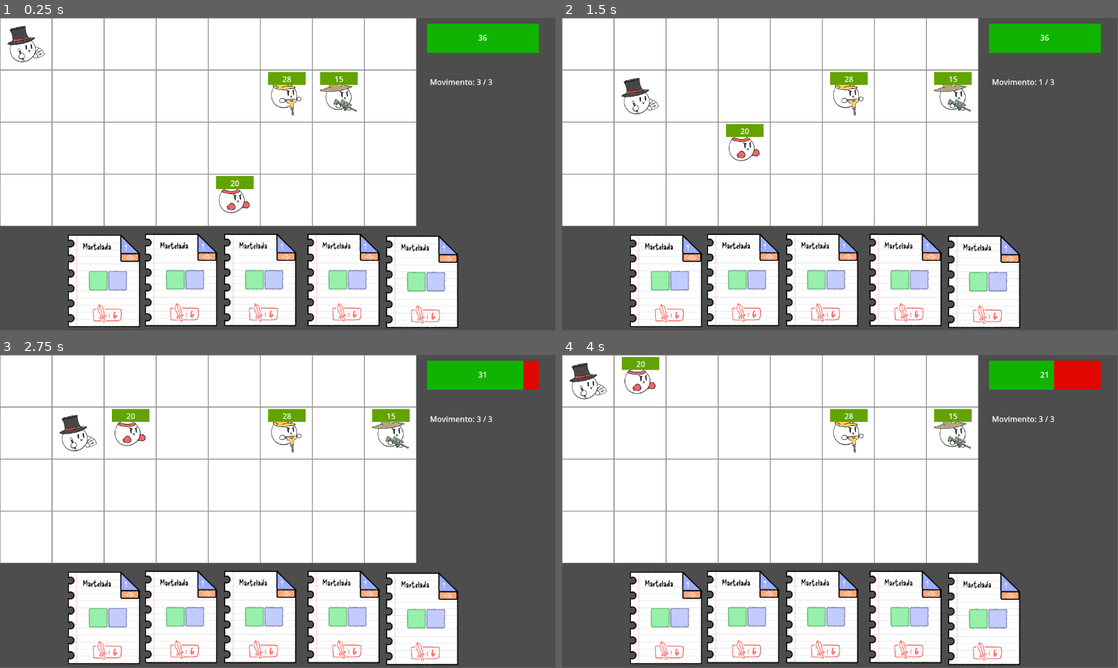
Above: before the commit, frames 1-4 (two rows, left to right).
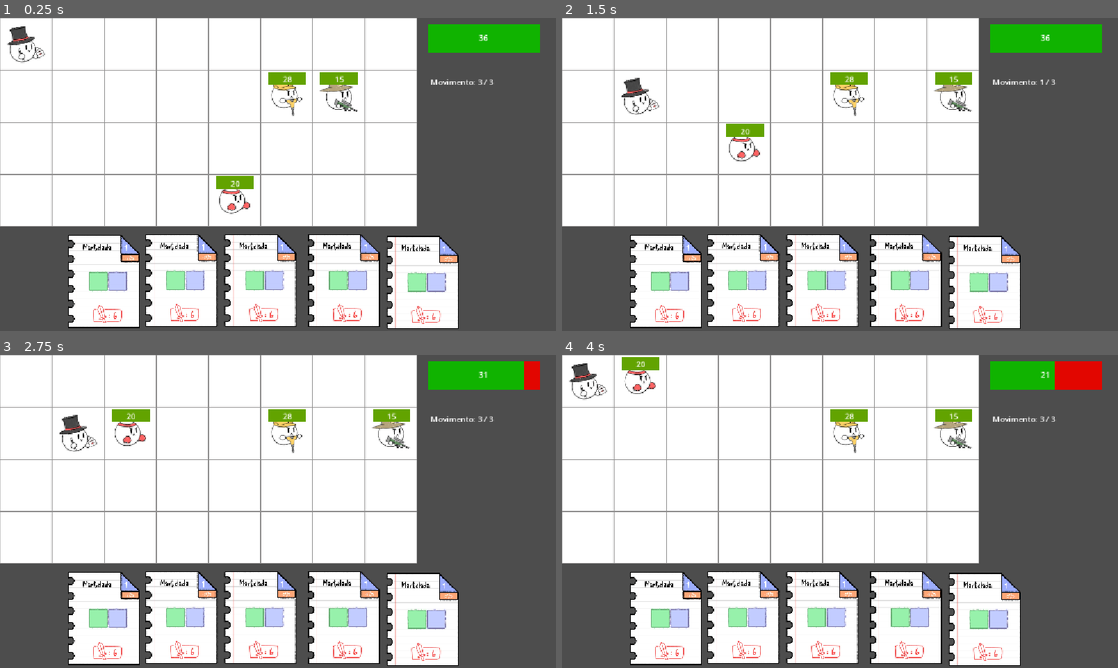
Above: after the commit, the same moments.

Repository: Gabico-Freitas/Grid-Card-Battle
Game: Godot game, scene res://battle.tscn
The game is run twice, just before and just after one commit, with the same random seed, the same clock (stepped at 60 frames per second) and the same inputs.
Inputs (mouse positions are in pixels of both pictures, inside the frame that each line leads up to):
- Up to frame 1 (0.25 s): no input
- Up to frame 2 (1.5 s): tap Enter (EndPlayerTurn) at 0.5 s; move the mouse to (962, 158) at 0.52 s; hold Right (Right) 0.53-1.28 s; hold S (AimDown) 0.53-1.28 s; tap Space (UseCard) at 1.25 s; move the mouse to (728, 190) at 1.27 s; hold Down (Down) from 1.28 s (still down); tap A (AimLeft) at 1.35 s
- Up to frame 3 (2.75 s): tap Enter (EndPlayerTurn) at 2 s; move the mouse to (333, 442) at 2.02 s; release Down (Down) at 2.03 s; hold Right (Right) from 2.03 s (still down); hold D (AimRight) from 2.03 s (still down)
- Up to frame 4 (4 s): tap Space (UseCard) at 2.75 s; move the mouse to (812, 574) at 2.77 s; release Right (Right) at 2.78 s; release D (AimRight) at 2.78 s; hold Up (Up) 2.78-3.53 s; tap W (AimUp) at 2.85 s; tap Enter (EndPlayerTurn) at 3.5 s; move the mouse to (1006, 558) at 3.52 s; hold Left (Left) from 3.53 s (still down); hold Enter (EndPlayerTurn) from 3.53 s (still down)
In our replay, the window is 799x449 before the commit and 800x450 after it. These sizes can differ from the game's own. Grey fills any space a smaller window leaves; there, only what the larger window draws over its background counts as a difference.

The runs differ from the first frame. In frame 1, 7.0% of the frame differs, in the area x 0-98%, y 0-100%; in frame 2, 7.0%; in frame 3, 7.0%; in frame 4, 7.0%.

Commit message:
Cartas adicionadas e grid corrigida

Diff:
--- a/sketchbound/UI/menu_screen.tscn
+++ b/sketchbound/UI/menu_screen.tscn
@@ -81,6 +81,7 @@
 [node name="StartButton" type="Button" parent="VBoxContainer" unique_id=2045509040]
 layout_mode = 2
 size_flags_vertical = 3
+focus_neighbor_bottom = NodePath("../OptionButton")
 theme_override_font_sizes/font_size = 30
 theme_override_styles/normal = SubResource("StyleBoxFlat_ylmtb")
 theme_override_styles/pressed = SubResource("StyleBoxFlat_iefc8")
--- /dev/null
+++ b/sketchbound/arrow_card.gd
@@ -0,0 +1,9 @@
+extends Card
+class_name ArrowCard
+
+func _init() -> void:
+	id = 2
+	mana_cost = 2
+	damage = 7
+	area_of_effect = []
+	area_of_effect.append(Vector2i(0,-3))
--- /dev/null
+++ b/sketchbound/hammer_card.gd
@@ -0,0 +1,10 @@
+extends Card
+class_name HammerCard
+
+func _init() -> void:
+	id = 4
+	mana_cost = 1
+	movement_cost = 2
+	damage = 7
+	area_of_effect = []
+	area_of_effect.append(Vector2i(0,-1))
--- a/sketchbound/project.godot
+++ b/sketchbound/project.godot
@@ -13,6 +13,10 @@
 config/name="Sketchbound"
 run/main_scene="uid://23kwkbucxnuu"
 config/features=PackedStringArray("4.6", "Forward Plus")
+
+[display]
+
+window/stretch/mode="canvas_items"
 
 [input]
 
--- a/sketchbound/scripts/card.gd
+++ b/sketchbound/scripts/card.gd
@@ -4,6 +4,7 @@
 var mana_cost : int
 var movement_cost := 0
 var damage : int
+var id : int
 
 # List of cells in the card effect's range
 # (0,0) is the player's position
--- a/sketchbound/scripts/grid.gd
+++ b/sketchbound/scripts/grid.gd
@@ -35,6 +35,8 @@
 	if(cell_content.has(new_pos)): return
 	cell_content.erase(get_entity_pos(e))
 	cell_content[new_pos] = e
+	print(get_used_rect())
+
 
 func erase_entity(e:Entity) -> void:
 	cell_content.erase(get_entity_pos(e))
--- a/sketchbound/scripts/player.gd
+++ b/sketchbound/scripts/player.gd
@@ -22,7 +22,7 @@
 	moved.emit(move_points,MAX_MOVE_POINTS)
 	#TEMPORARY!!! (TODO) (Deck provavelmente vai ficar num autoload)
 	for i in range(10):
-		draw_pile.append(PunchCard.new())
+		draw_pile.append(ArrowCard.new())
 	draw_pile.shuffle()
 
 func new_turn_refresh() -> void:
--- a/sketchbound/punch_card.gd
+++ b/sketchbound/scripts/punch_card.gd
@@ -2,6 +2,7 @@
 class_name PunchCard
 
 func _init() -> void:
+	id = 0
 	mana_cost = 1
 	damage = 3
 	area_of_effect = []
--- /dev/null
+++ b/sketchbound/slash_card.gd
@@ -0,0 +1,11 @@
+extends Card
+class_name SlashCard
+
+func _init() -> void:
+	id = 3
+	mana_cost = 3
+	damage = 6
+	area_of_effect = []
+	area_of_effect.append(Vector2i(-1,-1))
+	area_of_effect.append(Vector2i(0,-1))
+	area_of_effect.append(Vector2i(1,-1))
--- /dev/null
+++ b/sketchbound/spear_card.gd
@@ -0,0 +1,11 @@
+extends Card
+class_name SpearCard
+
+func _init() -> void:
+	id = 1
+	mana_cost = 2
+	damage = 4
+	area_of_effect = []
+	area_of_effect.append(Vector2i(0,-1))
+	area_of_effect.append(Vector2i(0,-2))
+	area_of_effect.append(Vector2i(0,-3))
Not shown, added: sketchbound/arrow_card.gd.uid
Not shown, added: sketchbound/hammer_card.gd.uid
Renamed: sketchbound/punch_card.gd.uid -> sketchbound/scripts/punch_card.gd.uid
Not shown, added: sketchbound/slash_card.gd.uid
Not shown, added: sketchbound/spear_card.gd.uid
